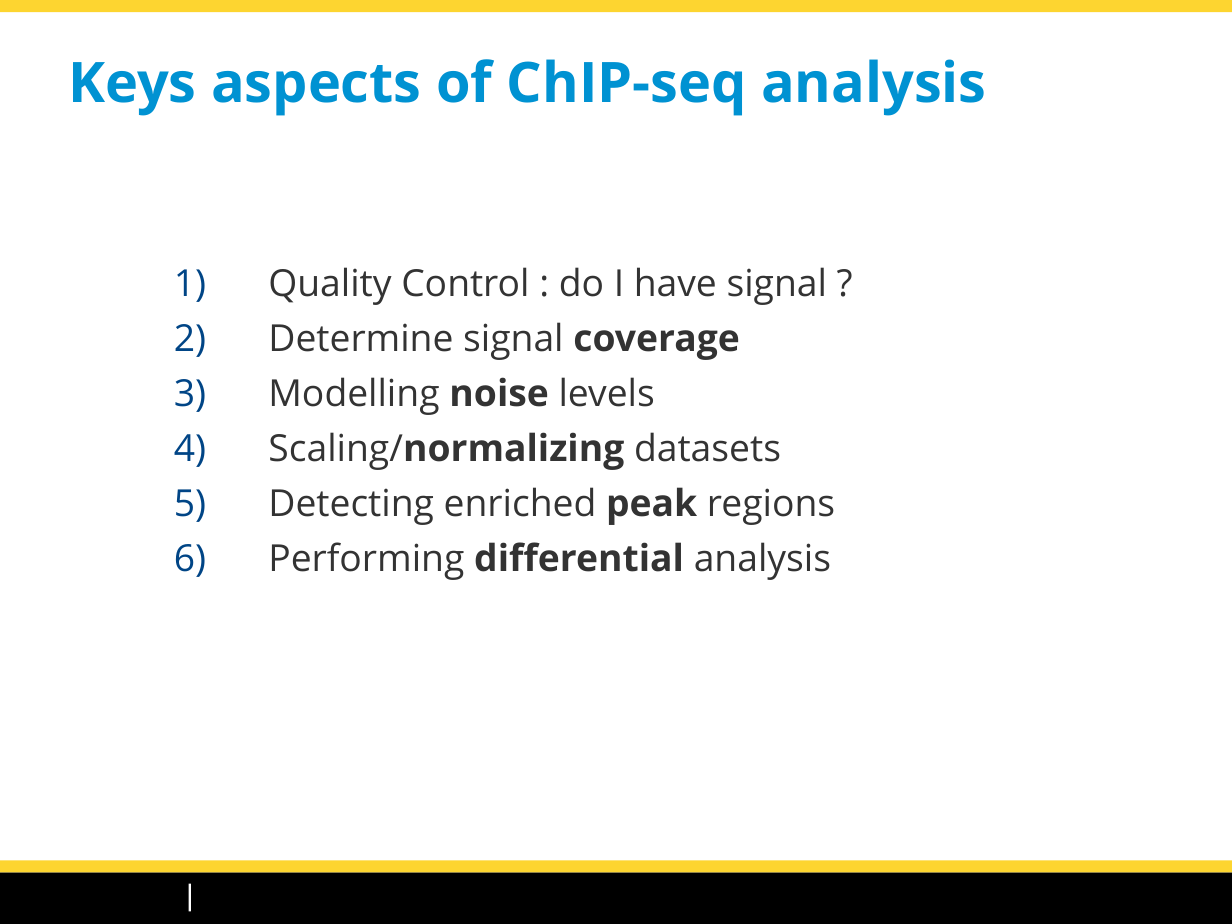
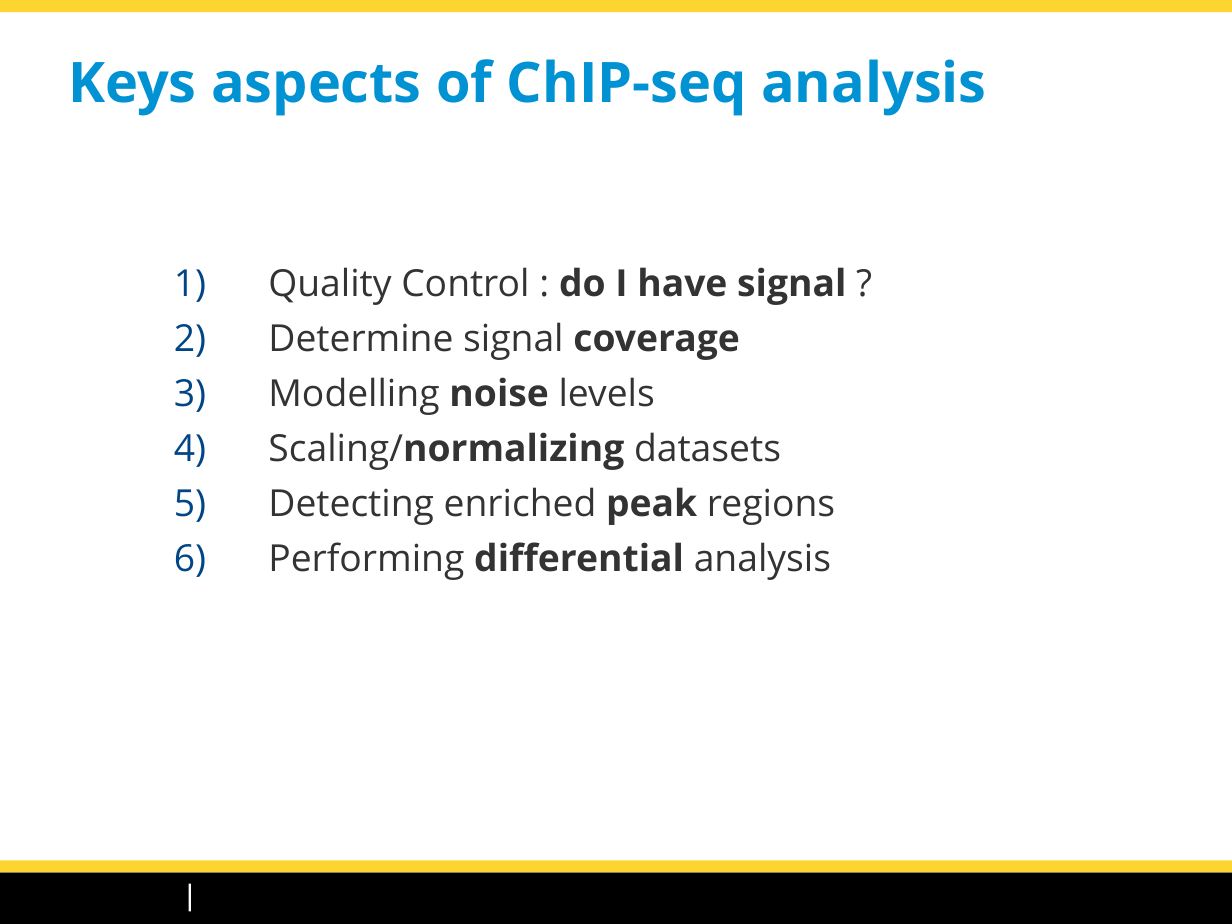
Before and after one commit to dputhier/EBA_2015_ChIP-Seq, a slide deck: slide 6 of slides/chipseq_CarlHerrmann_Roscoff2015.odp. Drawn at 1232x924 pixels with LibreOffice and Linux fonts; fonts in the diff are those of the drawing; background and template pictures are left out. Boxes give left, top, right and bottom in pixels: in the first picture for what was removed or moved away, otherwise in the second. Text is boxed around its words. In the diff, an @@ line names an element or a change of style, - is before the commit and + after.

```diff
--- a/slides/chipseq_CarlHerrmann_Roscoff2015.odp
+++ b/slides/chipseq_CarlHerrmann_Roscoff2015.odp
@@ text at [268,267,846,305]: bold on in "do I have signal" @@
```
Also in this commit, not shown: 1 other slide changed, 3 other files.
